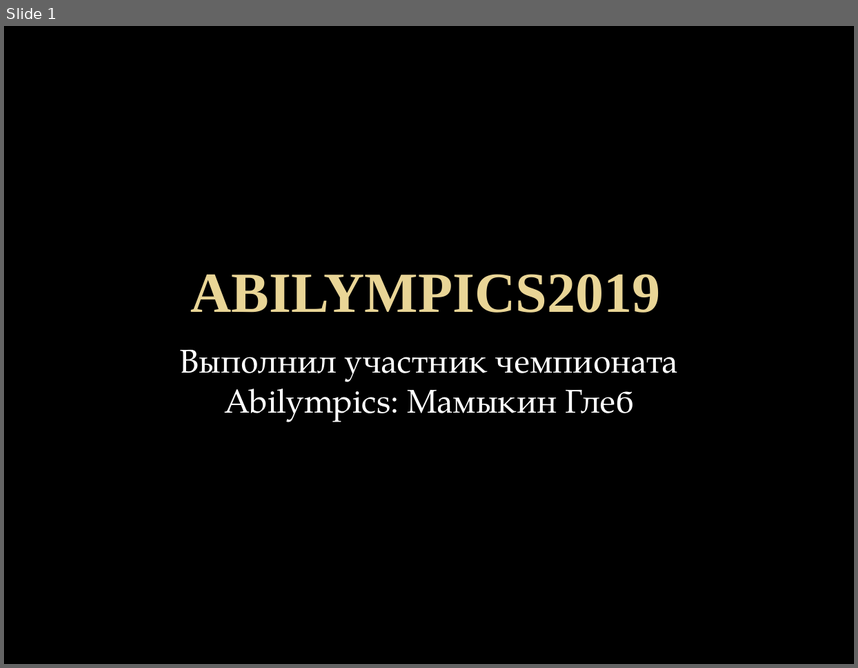
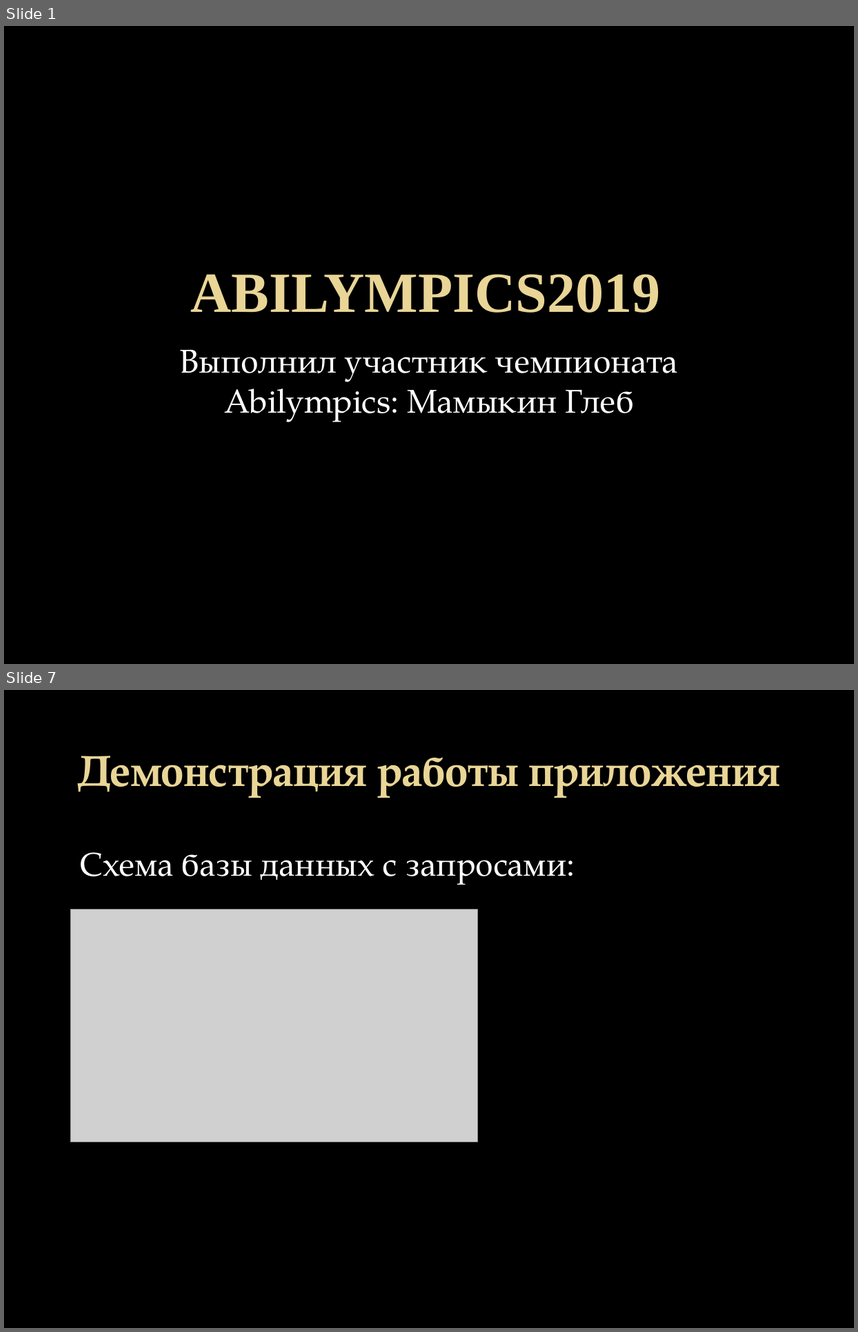
Before and after one commit to Krak12/Abilympics2.0, a slide deck: Abilympics2.0.pptx. Shown one above the other, each under a label of ours: slide 1 before the commit, slides 1 and 7 after it; the slides between them are not shown. The pictures are 858x668 and 858x1332 pixels, drawn with LibreOffice and Linux fonts; fonts in the diff are those of the drawing; grey boxes stand for pictures; background and template pictures are left out. Boxes give left, top, right and bottom in pixels: in the first picture for what was removed or moved away, otherwise in the second. Text is boxed around its words. In the diff, an @@ line names an element or a change of style, - is before the commit and + after.

```diff
--- a/Abilympics2.0.pptx
+++ b/Abilympics2.0.pptx
@@ slide 7 added at (4,690,854,1328), background picture (left out) @@
@@ title added at (77,756,780,798), 36.9 pt, text gradient #EAD696 to #E7D081, bold @@
+Демонстрация работы приложения
@@ text added at (80,852,567,884), 28 pt, text #FFFFFF @@
+Схема базы данных с запросами:
@@ picture added at (70,909,477,1141) @@
```
Also in this commit, not shown: 15 other slides added, 16 slides removed, 2 other files.
